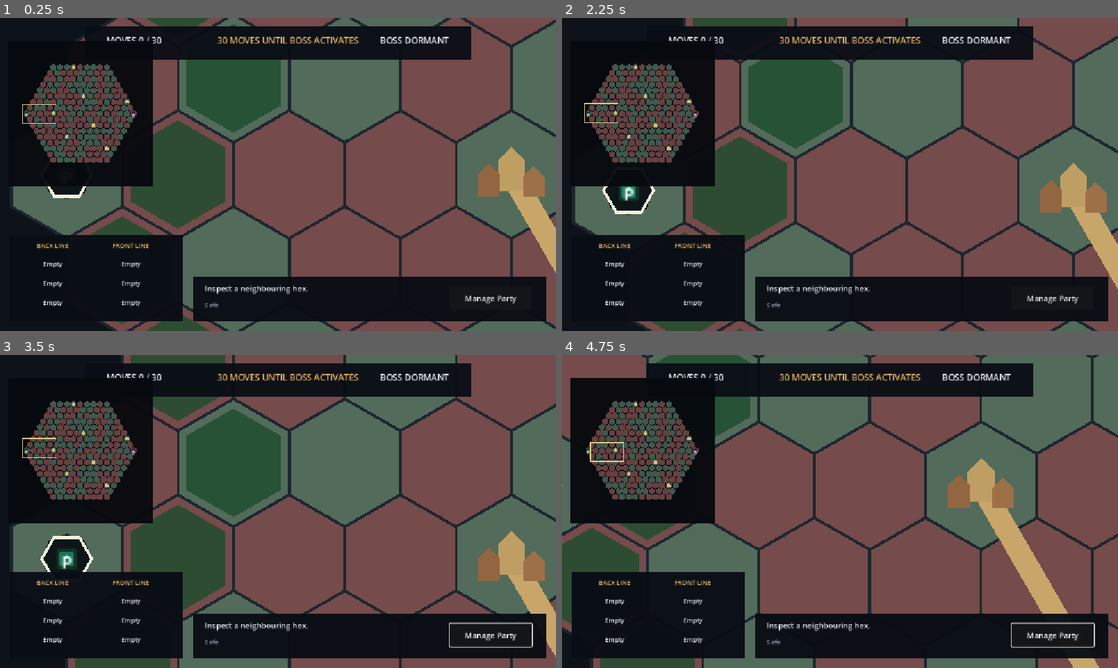
Above: before the commit, frames 1-4 (two rows, left to right).
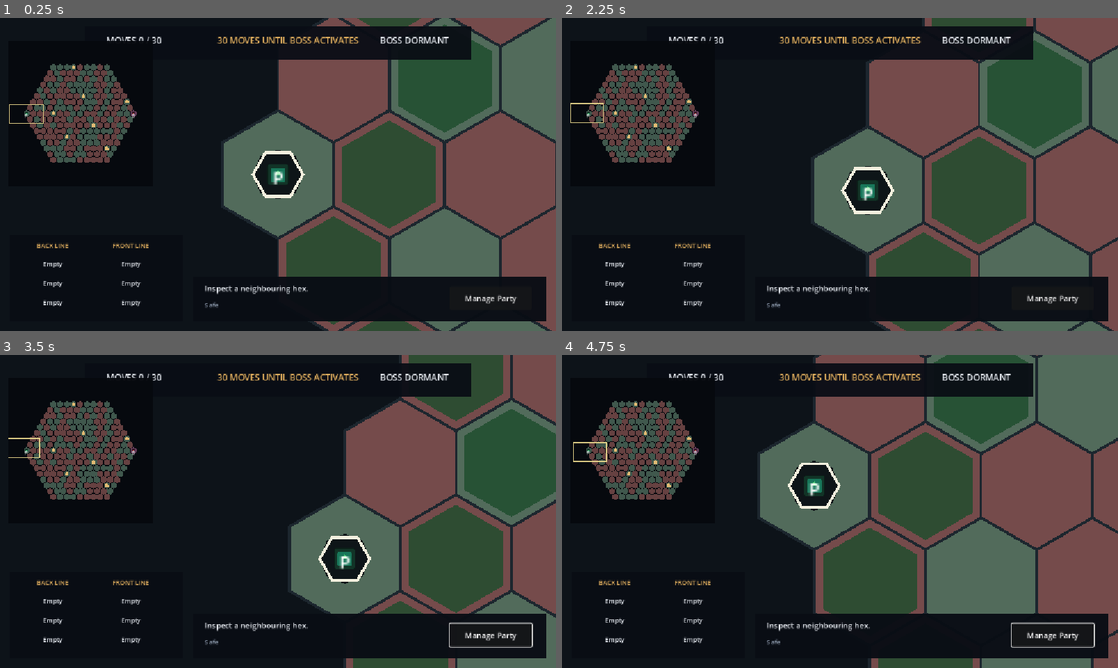
Above: after the commit, the same moments.

Repository: Poostaq/two-dimensional-experiment
Game: Godot game, scene res://Scenes/world_map_preview.tscn
Same seed, same stepped clock (60 frames per second), same inputs: the game is played once before the commit and once after it. This scene is started directly instead of the project's main scene. The engine's default icon, where the game draws it, is replaced by a stand-in: a white triangle on a blue panel in a dark square.
Inputs (mouse positions are in pixels of both pictures, inside the frame that each line leads up to):
- Up to frame 1 (0.25 s): no input
- Up to frame 2 (2.25 s): click "Manage Party" at 0.5 s; tap Enter at 1.25, 1.35 s; move the mouse to (962, 158) at 1.27 s; hold Right 1.28-2 s; click (962, 158) at 1.42 s; tap Space at 1.52, 2 s; drag from (728, 190) to (812, 237) at 2.02 s
- Up to frame 3 (3.5 s): tap Enter at 2.75 s; move the mouse to (333, 442) at 2.77 s; hold Right from 2.78 s (still down); tap Backspace at 2.85 s
- Up to frame 4 (4.75 s): release Right at 3.5 s; tap Space at 3.5, 4.52 s; drag from (812, 574) to (673, 464) at 3.52 s; tap Enter at 4.25 s; move the mouse to (1006, 558) at 4.27 s; hold Left from 4.28 s (still down); tap Ctrl at 4.35 s

The runs differ from the first frame. In frame 1, 52% of the frame differs, in the area x 1-100%, y 0-100%; in frame 2, 52%; in frame 3, 52%; in frame 4, 47%.

Commit message:
feat: allow boundary hex camera centering

Diff:
--- a/Scripts/WorldMap/world_camera_controller.gd
+++ b/Scripts/WorldMap/world_camera_controller.gd
@@ -107,14 +107,7 @@
 
 
 func _clamp_position() -> void:
-	var half_visible := (_viewport_size / zoom.x) * 0.5
-	var minimum := _world_rect.position + half_visible
-	var maximum := _world_rect.end - half_visible
-	if minimum.x > maximum.x:
-		position.x = _world_rect.get_center().x
-	else:
-		position.x = clampf(position.x, minimum.x, maximum.x)
-	if minimum.y > maximum.y:
-		position.y = _world_rect.get_center().y
-	else:
-		position.y = clampf(position.y, minimum.y, maximum.y)
+	var minimum := _world_rect.position
+	var maximum := _world_rect.end
+	position.x = clampf(position.x, minimum.x, maximum.x)
+	position.y = clampf(position.y, minimum.y, maximum.y)
